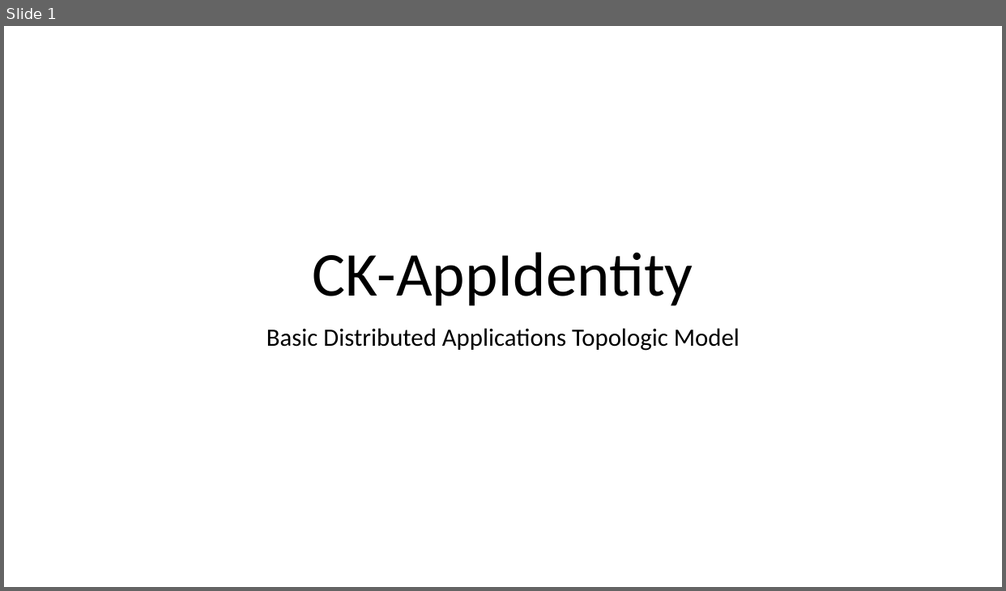
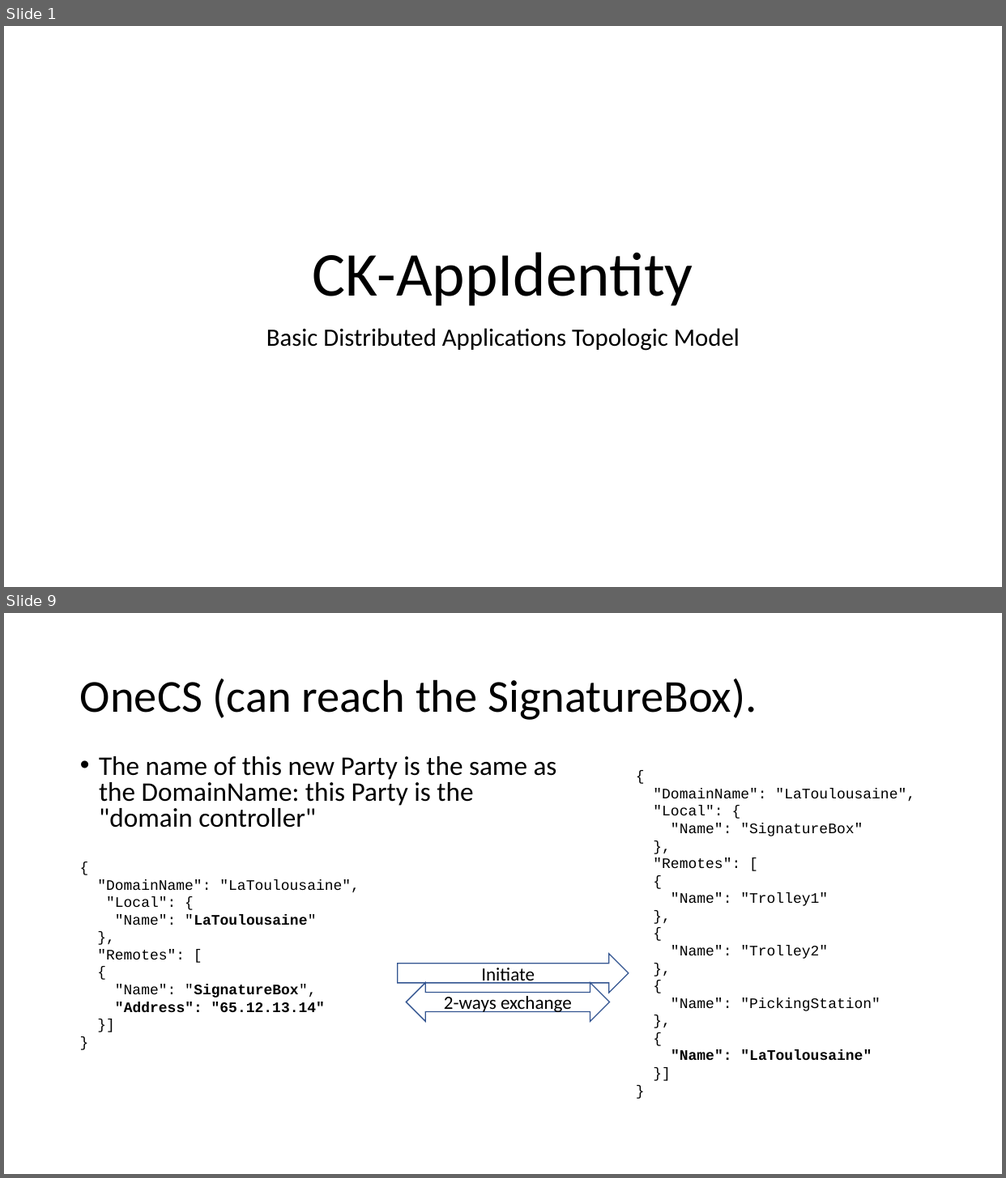
Before and after one commit to signature-opensource/CK-AppIdentity-Transport, a slide deck: Doc/CK-AppIdentity.pptx. Shown one above the other, each under a label of ours: slide 1 before the commit, slides 1 and 9 after it; the slides between them are not shown. The pictures are 1006x591 and 1006x1178 pixels, drawn with LibreOffice and Linux fonts; fonts in the diff are those of the drawing. Boxes give left, top, right and bottom in pixels: in the first picture for what was removed or moved away, otherwise in the second. Text is boxed around its words. In the diff, an @@ line names an element or a change of style, - is before the commit and + after.

```diff
--- a/Doc/CK-AppIdentity.pptx
+++ b/Doc/CK-AppIdentity.pptx
@@ slide 9 added at (4, 613, 1002, 1174), background #FFFFFF @@
@@ title added at (80, 679, 756, 720), 44 pt, text #000000 @@
+OneCS (can reach the SignatureBox).
@@ text added at (99, 756, 557, 828), 25.9 pt, text #000000 @@
+• The name of this new Party is the same as the DomainName: this Party is the "domain controller"
@@ text added at (653, 788, 915, 1060), 14 pt, text #000000 @@
+{
+"DomainName": "LaToulousaine",
+"Local": {
+"Name": "SignatureBox"
+},
+"Remotes": [
+{
+"Name": "Trolley1"
+},
+{
+"Name": "Trolley2"
+},
+{
+"Name": "PickingStation"
+},
+{
+"Name": "LaToulousaine"
+}]
+}
@@ text added at (97, 879, 360, 1013), 14 pt, text #000000 @@
+{
+"DomainName": "LaToulousaine",
+"Local": {
+"Name": "LaToulousaine"
+},
+"Remotes": [
+{
+"Name": "SignatureBox",
+"Address": "65.12.13.14"
+}]
+}
@@ right arrow added at (398, 954, 629, 994), fill #FFFFFF, outline #325491 1 pt, 18 pt, text #000000 @@
+Initiate
@@ left right arrow added at (406, 983, 610, 1022), fill #FFFFFF, outline #325491 1 pt, 18 pt, text #000000 @@
+2-ways exchange
```
Also in this commit, not shown: 3 slides changed, 13 other slides added, 1 slide removed, 22 other files.
